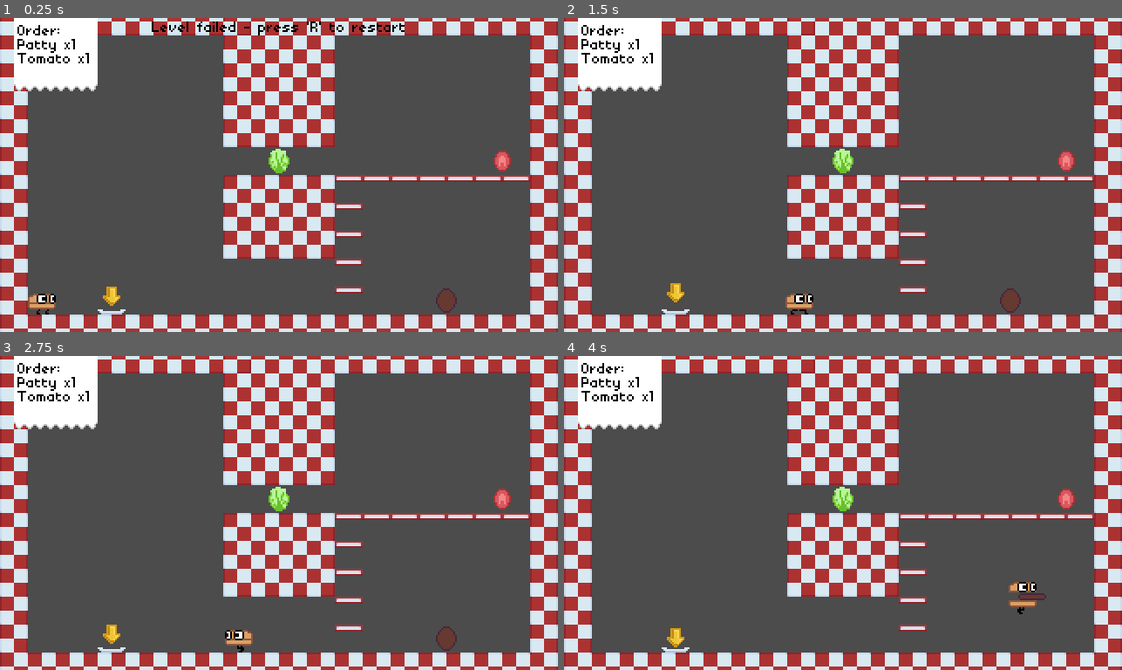
Above: before the commit, frames 1-4 (two rows, left to right).
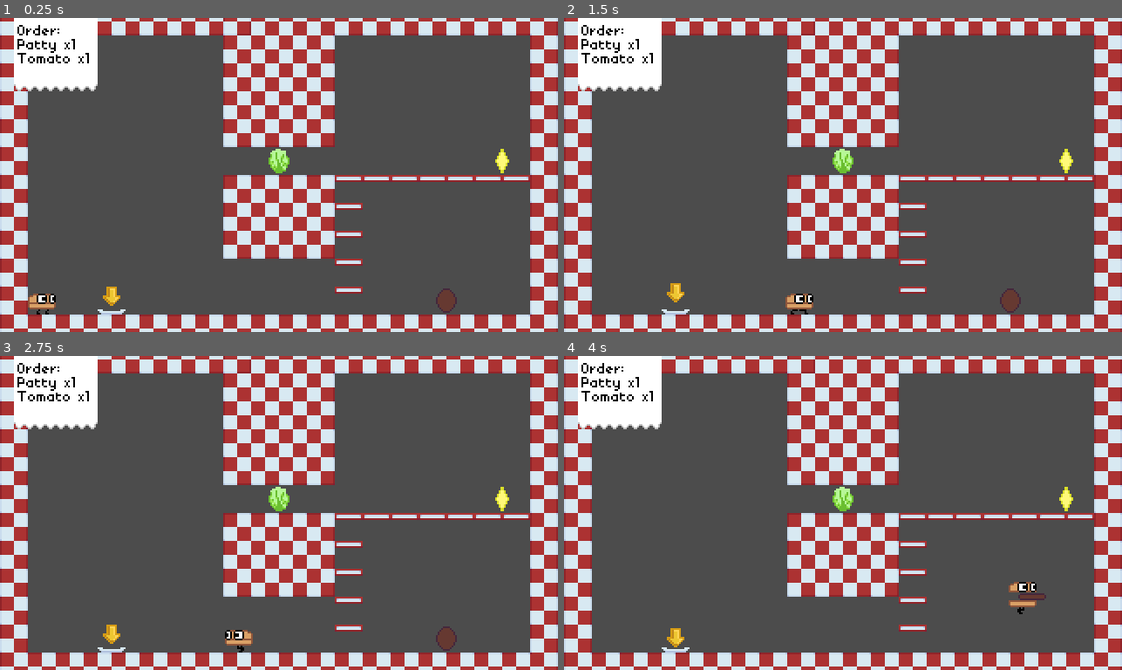
Above: after the commit, the same moments.

Repository: Sciman101/Burger-Boy
Game: Godot game, scene res://assets/scenes/Level.tscn
The game is run twice, just before and just after one commit, with the same random seed, the same clock (stepped at 60 frames per second) and the same inputs.
Inputs:
- Up to frame 1 (0.25 s): no input
- Up to frame 2 (1.5 s): tap R (restart) at 0.5 s; hold D (right) from 0.53 s (still down); tap Space (jump) at 0.77 s
- Up to frame 3 (2.75 s): tap Space (jump) at 1.52 s; release D (right) at 2.03 s; hold A (left) from 2.03 s (still down)
- Up to frame 4 (4 s): release A (left) at 2.78 s; hold D (right) from 2.78 s (still down); tap Space (jump) at 3.02, 3.77 s

The runs differ from the first frame. In frame 1, 0.6% of the frame differs, in the area x 27-92%, y 1-50%; in frame 2, 0.2%; in frame 3, 0.2%; in frame 4, 0.2%.

Commit message:
Added 2 new slices

Diff:
--- a/assets/scenes/Level.tscn
+++ b/assets/scenes/Level.tscn
@@ -44,6 +44,7 @@
 }
 
 [node name="LevelFailedPrompt" type="Label" parent="UI"]
+visible = false
 anchor_right = 1.0
 margin_bottom = 5.0
 custom_fonts/font = ExtResource( 7 )
@@ -60,7 +61,7 @@
 
 [node name="SlicePickup2" parent="." instance=ExtResource( 4 )]
 position = Vector2( 288, 88 )
-slice_type = 1
+slice_type = 4
 
 [node name="SlicePickup3" parent="." instance=ExtResource( 4 )]
 position = Vector2( 160, 88 )
--- a/assets/scenes/Slice.tscn
+++ b/assets/scenes/Slice.tscn
@@ -4,4 +4,4 @@
 
 [node name="Slice" type="Sprite"]
 texture = ExtResource( 1 )
-vframes = 3
+vframes = 5
--- a/src/Level.gd
+++ b/src/Level.gd
@@ -21,6 +21,8 @@
 export(int) var patty_count : int
 export(int) var tomato_count : int
 export(int) var lettuce_count : int
+export(int) var onion_count : int
+export(int) var cheese_count : int
 
 # What slices do we need to win the level?
 var required_slice_count : Array
@@ -45,7 +47,7 @@
 	white_block_cells = tm.get_used_cells_by_id(EMPTY_WHITE)
 
 	# Build required slice array
-	required_slice_count = [patty_count,tomato_count,lettuce_count]
+	required_slice_count = [patty_count,tomato_count,lettuce_count,onion_count,cheese_count]
 
 	# Create order
 	reciept_label.text = "Order:"
--- a/src/SlicePickup.gd
+++ b/src/SlicePickup.gd
@@ -1,7 +1,7 @@
 extends Area2D
 tool
 
-export(int, "Patty", "Tomato", "Lettuce") var slice_type : int setget set_slice_type
+export(int, "Patty", "Tomato", "Lettuce", "Onion", "Cheese") var slice_type : int setget set_slice_type
 
 onready var sprite := $Sprite
 
Binary file changed: assets/sprites/Fillings.png
Binary file changed: assets/sprites/Slices.png
